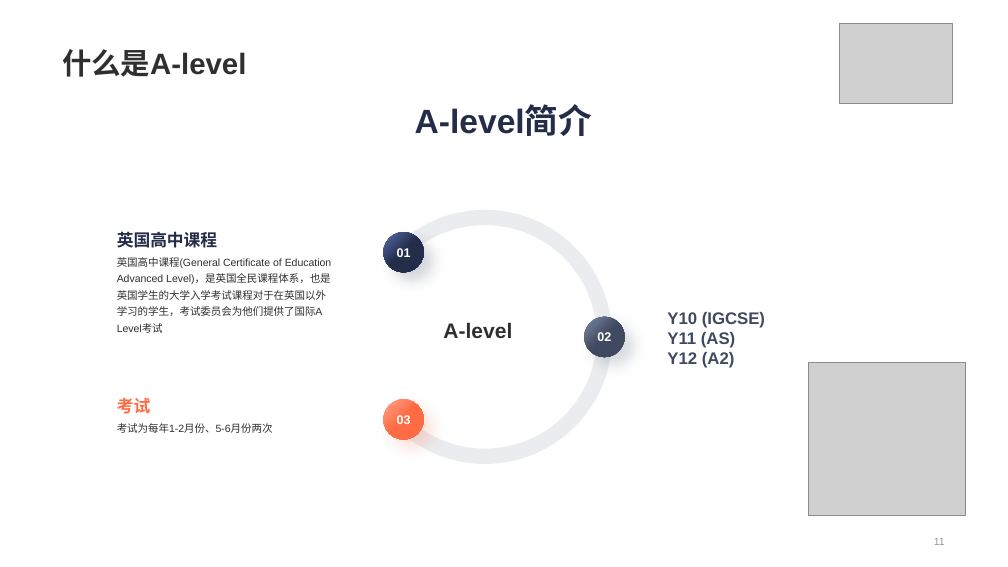
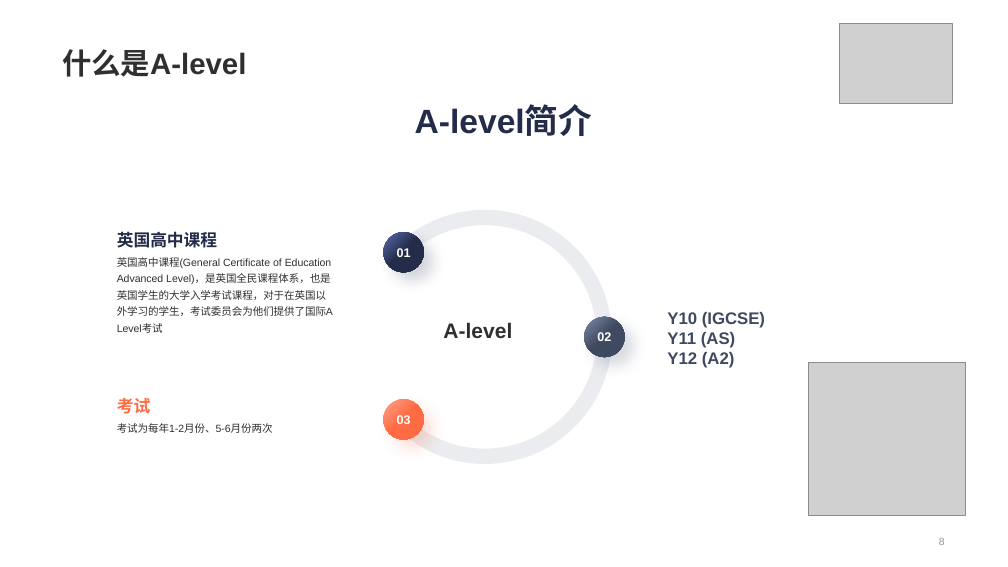
Before and after one commit to zpygithub/python-test, a slide deck: slide 8 of 2.pptx (slide 11 before the commit). Drawn at 1008x567 pixels with LibreOffice and Linux fonts; fonts in the diff are those of the drawing; grey boxes stand for pictures. Boxes give left, top, right and bottom in pixels: in the first picture for what was removed or moved away, otherwise in the second. Text is boxed around its words. In the diff, an @@ line names an element or a change of style, - is before the commit and + after.

```diff
--- a/2.pptx
+++ b/2.pptx
@@ text at (117,257,333,333): text changed @@
-英国高中课程(General Certificate of Education Advanced Level)，是英国全民课程体系，也是英国学生的大学入学考试课程对于在英国以外学习的学生，考试委员会为他们提供了国际A Level考试
+英国高中课程(General Certificate of Education Advanced Level)，是英国全民课程体系，也是英国学生的大学入学考试课程，对于在英国以外学习的学生，考试委员会为他们提供了国际A Level考试
@@ page number at (939,538,945,545): text changed @@
-11
+8
```
Also in this commit, not shown: 6 other slides changed, 4 slides added, 4 slides removed.
